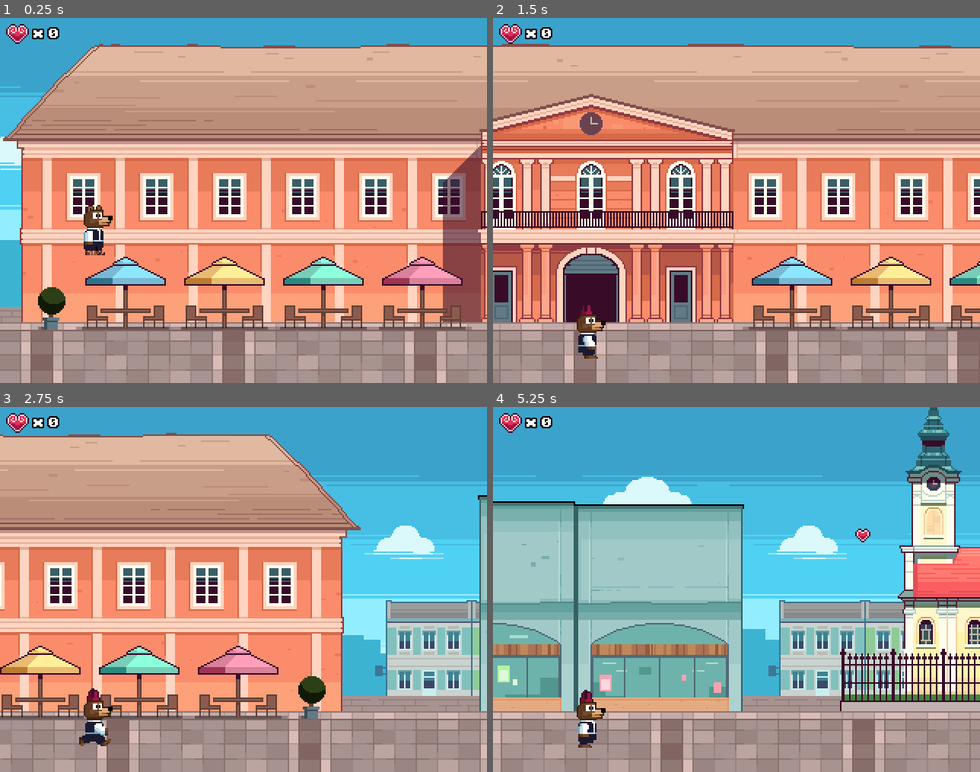
Above: before the commit, frames 1-4 (two rows, left to right).
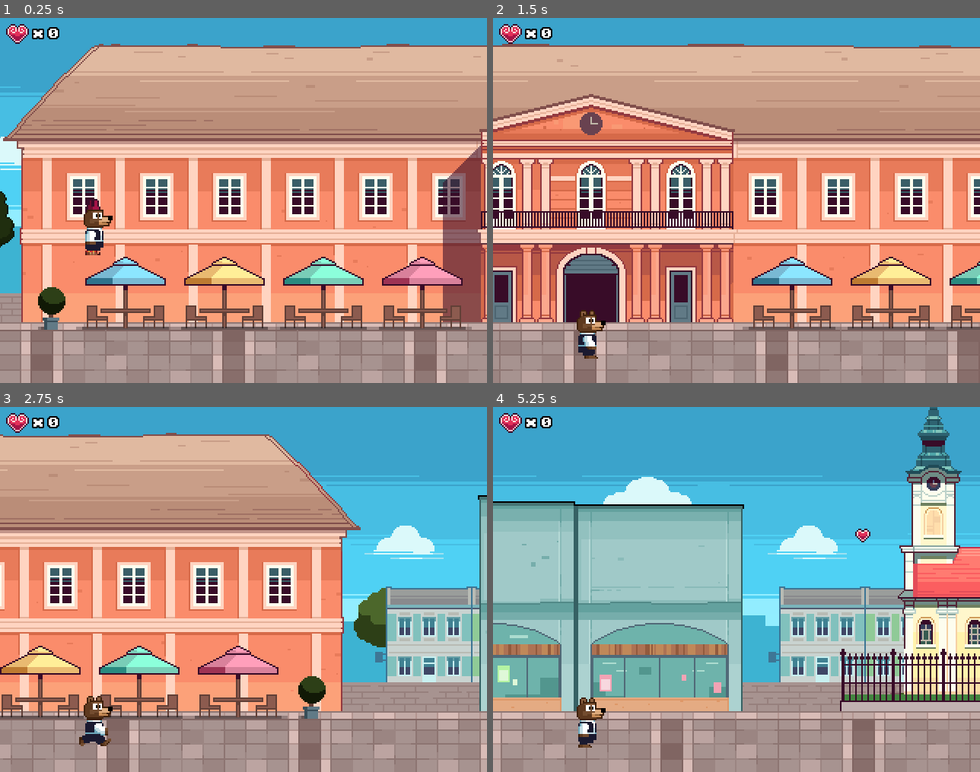
Above: after the commit, the same moments.

Repository: nikolawhallon/SomborSprint
Game: Godot game, scene res://Scenes/Game.tscn
Two runs of this game, one before a commit and one after it. Both use one fixed random seed, a clock stepped at 60 frames per second and the inputs below.
Inputs:
- Up to frame 1 (0.25 s): no input
- Up to frame 2 (1.5 s): hold D from 0.53 s (still down)
- Up to frame 3 (2.75 s): release D at 2.03 s; hold A from 2.03 s (still down)
- Up to frame 4 (5.25 s): release A at 2.78 s; hold D 2.78-4.28 s; hold A 4.28-5.03 s; hold D from 5.03 s (still down)

The runs differ from the first frame. In frame 1, 0.7% of the frame differs, in the area x 0-22%, y 47-80%; in frame 2, less than 0.1%; in frame 3, 5.9%; in frame 4, 6.2%, in the area x 17-85%, y 49-82%.

Commit message:
added proper fez collection logic and animations

Diff:
--- /dev/null
+++ b/Scenes/Fez.gd
@@ -0,0 +1,9 @@
+extends Area2D
+
+func destroy():
+	get_tree().queue_delete(self)
+
+func _on_Fez_body_entered(body):
+	if body.is_in_group("Player"):
+		body.has_fez = true
+		destroy()
--- /dev/null
+++ b/Scenes/Fez.tscn
@@ -0,0 +1,18 @@
+[gd_scene load_steps=4 format=2]
+
+[ext_resource path="res://Assets/fez.png" type="Texture" id=1]
+[ext_resource path="res://Scenes/Fez.gd" type="Script" id=2]
+
+[sub_resource type="RectangleShape2D" id=1]
+extents = Vector2( 6, 6 )
+
+[node name="Fez" type="Area2D"]
+script = ExtResource( 2 )
+
+[node name="Sprite" type="Sprite" parent="."]
+texture = ExtResource( 1 )
+
+[node name="CollisionShape2D" type="CollisionShape2D" parent="."]
+shape = SubResource( 1 )
+
+[connection signal="body_entered" from="." to="." method="_on_Fez_body_entered"]
--- a/Scenes/Game.gd
+++ b/Scenes/Game.gd
@@ -59,3 +59,10 @@
 		opanci.position.x = $Player.position.x + 854
 		opanci.position.y = rng.randf_range(240 - 32, 240 - 16)
 		add_child(opanci)
+
+func _on_FezSpawnTimer_timeout():
+	if !$Player.has_fez:
+		var fez = load("res://Scenes/Fez.tscn").instance()
+		fez.position.x = $Player.position.x + 854
+		fez.position.y = rng.randf_range(240 - 120, 240 - 96)
+		add_child(fez)
--- a/Scenes/Game.tscn
+++ b/Scenes/Game.tscn
@@ -18,6 +18,10 @@
 [ext_resource path="res://Assets/Background/cityscape.png" type="Texture" id=16]
 [ext_resource path="res://Assets/Background/midground_building_b.png" type="Texture" id=17]
 [ext_resource path="res://Assets/Background/midground_street.png" type="Texture" id=18]
+[ext_resource path="res://Assets/Background/tree_right.png" type="Texture" id=19]
+[ext_resource path="res://Assets/Background/tree_left.png" type="Texture" id=20]
+[ext_resource path="res://Assets/Background/bush.png" type="Texture" id=21]
+[ext_resource path="res://Assets/Background/tree.png" type="Texture" id=22]
 
 [sub_resource type="TileSet" id=2]
 0/name = "midground_street.png 0"
@@ -77,7 +81,7 @@
 motion_mirroring = Vector2( 960, 0 )
 
 [node name="Sprite" type="Sprite" parent="ParallaxBackground/Cityscape"]
-position = Vector2( 480, 129 )
+position = Vector2( 480, 120 )
 texture = ExtResource( 16 )
 
 [node name="Midground" type="ParallaxLayer" parent="ParallaxBackground"]
@@ -85,34 +89,55 @@
 motion_mirroring = Vector2( 1008, 0 )
 
 [node name="TileMap" type="TileMap" parent="ParallaxBackground/Midground"]
+position = Vector2( 0, -9 )
 tile_set = SubResource( 2 )
 cell_size = Vector2( 504, 19 )
 format = 1
 tile_data = PoolIntArray( 655360, 0, 0, 655361, 0, 0, 655364, 0, 0 )
 
 [node name="MidgroundBuildingA1" type="Sprite" parent="ParallaxBackground/Midground"]
-position = Vector2( 60, 159 )
+position = Vector2( 60, 150 )
 texture = ExtResource( 6 )
 
 [node name="MidgroundBuildingB1" type="Sprite" parent="ParallaxBackground/Midground"]
-position = Vector2( 178, 159 )
+position = Vector2( 178, 150 )
 texture = ExtResource( 17 )
 
 [node name="MidgroundBuildingA2" type="Sprite" parent="ParallaxBackground/Midground"]
-position = Vector2( 334, 159 )
+position = Vector2( 334, 150 )
 texture = ExtResource( 6 )
 
 [node name="MidgroundBuildingB2" type="Sprite" parent="ParallaxBackground/Midground"]
-position = Vector2( 452, 159 )
+position = Vector2( 452, 150 )
 texture = ExtResource( 17 )
 
 [node name="MidgroundBuildingB3" type="Sprite" parent="ParallaxBackground/Midground"]
-position = Vector2( 809, 159 )
+position = Vector2( 809, 150 )
 texture = ExtResource( 17 )
 
 [node name="MidgroundBuildingA3" type="Sprite" parent="ParallaxBackground/Midground"]
-position = Vector2( 691, 159 )
+position = Vector2( 691, 150 )
 texture = ExtResource( 6 )
+
+[node name="Tree" type="Sprite" parent="ParallaxBackground/Midground"]
+position = Vector2( 939, 142 )
+texture = ExtResource( 22 )
+
+[node name="TreeRight" type="Sprite" parent="ParallaxBackground/Midground"]
+position = Vector2( 517, 139 )
+texture = ExtResource( 19 )
+
+[node name="TreeLeft" type="Sprite" parent="ParallaxBackground/Midground"]
+position = Vector2( 628, 139 )
+texture = ExtResource( 20 )
+
+[node name="Bush2" type="Sprite" parent="ParallaxBackground/Midground"]
+position = Vector2( 392, 190 )
+texture = ExtResource( 21 )
+
+[node name="Bush1" type="Sprite" parent="ParallaxBackground/Midground"]
+position = Vector2( 118, 190 )
+texture = ExtResource( 21 )
 
 [node name="Foreground" type="ParallaxLayer" parent="ParallaxBackground"]
 motion_mirroring = Vector2( 2520, 0 )
@@ -208,8 +233,13 @@
 theme = ExtResource( 8 )
 text = "0"
 
+[node name="FezSpawnTimer" type="Timer" parent="."]
+wait_time = 15.0
+autostart = true
+
 [connection signal="collect_licitar" from="Player" to="." method="_on_Player_collect_licitar"]
 [connection signal="take_damage" from="Player" to="." method="_on_Player_take_damage"]
 [connection signal="timeout" from="LicitarSpawnTimer" to="." method="_on_LicitarSpawnTimer_timeout"]
 [connection signal="timeout" from="YugoSpawnTimer" to="." method="_on_YugoSpawnTimer_timeout"]
 [connection signal="timeout" from="OpanciSpawnTimer" to="." method="_on_OpanciSpawnTimer_timeout"]
+[connection signal="timeout" from="FezSpawnTimer" to="." method="_on_FezSpawnTimer_timeout"]
--- a/Scenes/LicitarStar.tscn
+++ b/Scenes/LicitarStar.tscn
@@ -1,10 +1,11 @@
-[gd_scene load_steps=7 format=2]
+[gd_scene load_steps=8 format=2]
 
 [ext_resource path="res://Assets/star_b.png" type="Texture" id=1]
 [ext_resource path="res://Assets/star_a.png" type="Texture" id=2]
 [ext_resource path="res://Scenes/Licitar.gd" type="Script" id=3]
 [ext_resource path="res://Scenes/LicitarStarSprites.gd" type="Script" id=4]
 [ext_resource path="res://Assets/star_c.png" type="Texture" id=5]
+[ext_resource path="res://Assets/star_d.png" type="Texture" id=6]
 
 [sub_resource type="CircleShape2D" id=1]
 
@@ -27,6 +28,10 @@
 [node name="StarC" type="Sprite" parent="LicitarStarSprites"]
 texture = ExtResource( 5 )
 
+[node name="StarD" type="Sprite" parent="LicitarStarSprites"]
+visible = false
+texture = ExtResource( 6 )
+
 [node name="CollisionShape2D" type="CollisionShape2D" parent="."]
 position = Vector2( 0, 1 )
 shape = SubResource( 1 )
--- a/Scenes/LicitarStarSprites.gd
+++ b/Scenes/LicitarStarSprites.gd
@@ -10,4 +10,5 @@
 		$StarA.visible = false
 		$StarB.visible = false
 		$StarC.visible = true
+		$StarD.visible = false
 	# we could use the other star variants if desired as well
--- a/Scenes/Player.gd
+++ b/Scenes/Player.gd
@@ -12,37 +12,55 @@
 var just_jumped = false
 var double_jumping = false
 
-var has_fez = true
+var has_fez = false
+var double_jumps_jumped = 0
 var has_opanci = false
 var yugos_destroyed = 0
 
 func set_animation(action):
 	if action == "jump":
-		if has_fez:
+		if has_fez and has_opanci:
+			$AnimatedSprite.animation = "jump_fez_opanci"
+		elif has_fez:
 			$AnimatedSprite.animation = "jump_fez"
 		elif has_opanci:
 			$AnimatedSprite.animation = "jump_opanci"
 		else:
 			$AnimatedSprite.animation = "jump"
 	if action == "run":
-		if has_fez:
+		if has_fez and has_opanci:
+			$AnimatedSprite.animation = "run_fez_opanci"
+		elif has_fez:
 			$AnimatedSprite.animation = "run_fez"
 		elif has_opanci:
 			$AnimatedSprite.animation = "run_opanci"
 		else:
 			$AnimatedSprite.animation = "run"
 	if action == "idle":
-		if has_fez:
+		if has_fez and has_opanci:
+			$AnimatedSprite.animation = "idle_fez_opanci"
+		elif has_fez:
 			$AnimatedSprite.animation = "idle_fez"
 		elif has_opanci:
 			$AnimatedSprite.animation = "idle_opanci"
 		else:
 			$AnimatedSprite.animation = "idle"
 
+# this is a total hack for updating the animation when you collect a fez in the air
+func reset_jump_animation():
+	if $AnimatedSprite.animation == "jump_fez_opanci" or $AnimatedSprite.animation == "jump_fez" or $AnimatedSprite.animation == "jump_opanci" or $AnimatedSprite.animation == "jump":
+		set_animation("jump")
+
 func _physics_process(_delta):
+	if double_jumps_jumped == 5:
+		has_fez = false
+		double_jumps_jumped = 0
+
 	if yugos_destroyed == 5:
 		has_opanci = false
 		yugos_destroyed = 0
+
+	reset_jump_animation()
 
 	velocity.y += gravity
 
@@ -52,8 +70,10 @@
 			set_animation("jump")
 		elif has_fez and !double_jumping:
 			velocity.y = -jump_speed
-			set_animation("jump")
+			# technically I shouldn't need to set the animation to jump here
+			# that should already be the current animation given the state of the player
 			double_jumping = true
+			double_jumps_jumped += 1
 
 	if Input.is_key_pressed(KEY_A):
 		velocity.x = run_speed - run_speed_delta
--- a/Scenes/Player.tscn
+++ b/Scenes/Player.tscn
@@ -26,6 +26,15 @@
 [ext_resource path="res://Assets/Player/player_fez_run_2.png" type="Texture" id=24]
 [ext_resource path="res://Assets/Player/player_fez_run_5.png" type="Texture" id=25]
 [ext_resource path="res://Assets/Player/player_fez_idle_0.png" type="Texture" id=26]
+[ext_resource path="res://Assets/Player/player_fez_opanci_run_5.png" type="Texture" id=27]
+[ext_resource path="res://Assets/Player/player_fez_opanci_jump_0.png" type="Texture" id=28]
+[ext_resource path="res://Assets/Player/player_fez_opanci_run_4.png" type="Texture" id=29]
+[ext_resource path="res://Assets/Player/player_fez_opanci_run_3.png" type="Texture" id=30]
+[ext_resource path="res://Assets/Player/player_fez_opanci_run_0.png" type="Texture" id=31]
+[ext_resource path="res://Assets/Player/player_fez_opanci_run_1.png" type="Texture" id=32]
+[ext_resource path="res://Assets/Player/player_fez_opanci_run_2.png" type="Texture" id=33]
+[ext_resource path="res://Assets/Player/player_fez_opanci_jump_1.png" type="Texture" id=34]
+[ext_resource path="res://Assets/Player/player_fez_opanci_idle_0.png" type="Texture" id=35]
 
 [sub_resource type="RectangleShape2D" id=1]
 extents = Vector2( 10, 16 )
@@ -40,6 +49,11 @@
 "frames": [ ExtResource( 26 ) ],
 "loop": true,
 "name": "idle_fez",
+"speed": 5.0
+}, {
+"frames": [ ExtResource( 35 ) ],
+"loop": true,
+"name": "idle_fez_opanci",
 "speed": 5.0
 }, {
 "frames": [ ExtResource( 16 ) ],
@@ -57,6 +71,11 @@
 "name": "jump_fez",
 "speed": 15.0
 }, {
+"frames": [ ExtResource( 28 ), ExtResource( 34 ) ],
+"loop": true,
+"name": "jump_fez_opanci",
+"speed": 15.0
+}, {
 "frames": [ ExtResource( 11 ) ],
 "loop": true,
 "name": "jump_opanci",
@@ -70,6 +89,11 @@
 "frames": [ ExtResource( 21 ), ExtResource( 20 ), ExtResource( 24 ), ExtResource( 22 ), ExtResource( 23 ), ExtResource( 25 ) ],
 "loop": true,
 "name": "run_fez",
+"speed": 15.0
+}, {
+"frames": [ ExtResource( 31 ), ExtResource( 32 ), ExtResource( 33 ), ExtResource( 30 ), ExtResource( 29 ), ExtResource( 27 ) ],
+"loop": true,
+"name": "run_fez_opanci",
 "speed": 15.0
 }, {
 "frames": [ ExtResource( 14 ), ExtResource( 12 ), ExtResource( 13 ), ExtResource( 17 ), ExtResource( 15 ), ExtResource( 10 ) ],
@@ -93,7 +117,8 @@
 [node name="AnimatedSprite" type="AnimatedSprite" parent="."]
 position = Vector2( -2, -4 )
 frames = SubResource( 2 )
-animation = "idle_opanci"
+animation = "run_fez_opanci"
+frame = 2
 playing = true
 
 [node name="DamageTimer" type="Timer" parent="."]
Binary file added: Assets/Player/player_fez_opanci_idle_0.png
Not shown, added: Assets/Player/player_fez_opanci_idle_0.png.import
Binary file added: Assets/Player/player_fez_opanci_jump_0.png
Not shown, added: Assets/Player/player_fez_opanci_jump_0.png.import
Binary file added: Assets/Player/player_fez_opanci_jump_1.png
Not shown, added: Assets/Player/player_fez_opanci_jump_1.png.import
Binary file added: Assets/Player/player_fez_opanci_run_0.png
Not shown, added: Assets/Player/player_fez_opanci_run_0.png.import
Binary file added: Assets/Player/player_fez_opanci_run_1.png
Not shown, added: Assets/Player/player_fez_opanci_run_1.png.import
Binary file added: Assets/Player/player_fez_opanci_run_2.png
Not shown, added: Assets/Player/player_fez_opanci_run_2.png.import
(and 10 more such lines)
